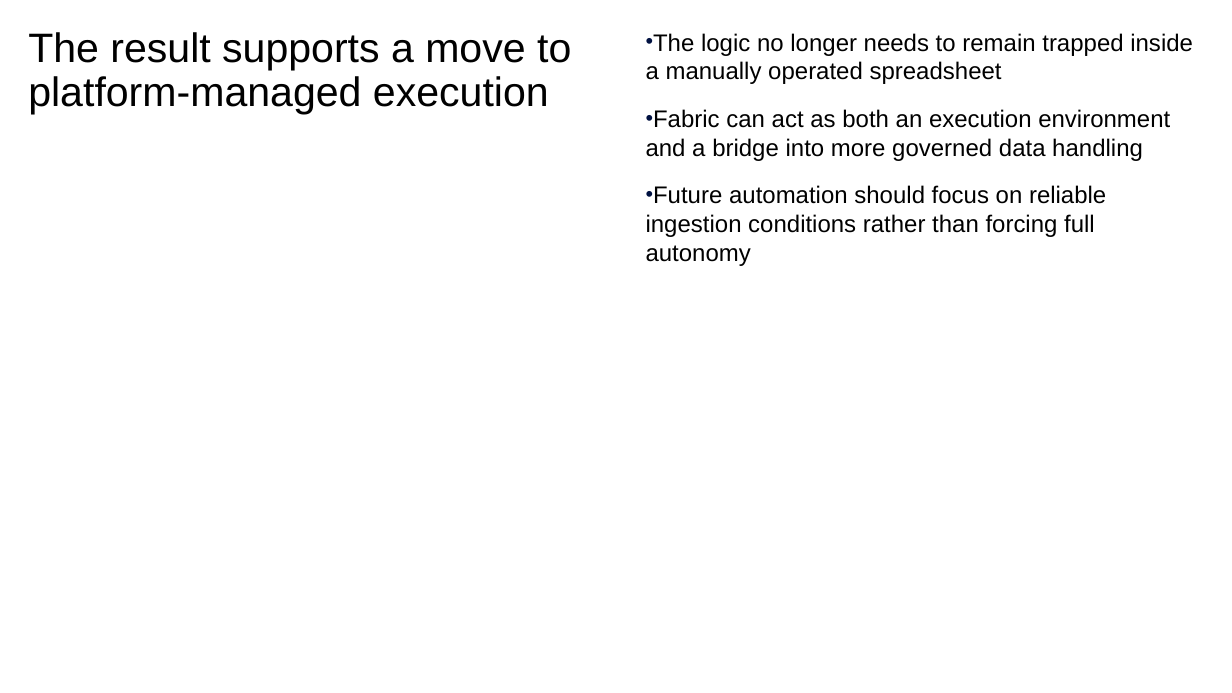
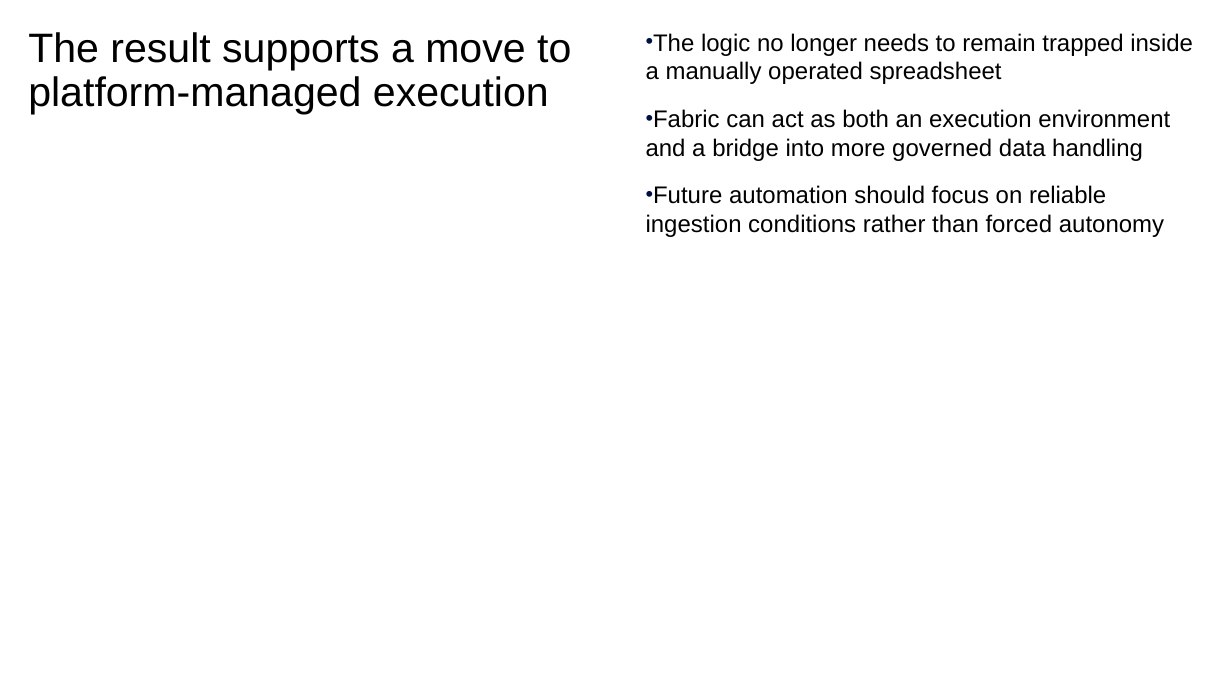
Before and after one commit to davidrrowley/PowerPointAutoGen, a slide deck: slide 9 of scripts/PowerPoint Slide Inventory Script/ibm_yaml_test_v6.pptx. Drawn at 1232x693 pixels with LibreOffice and Linux fonts; fonts in the diff are those of the drawing. Boxes give left, top, right and bottom in pixels: in the first picture for what was removed or moved away, otherwise in the second. Text is boxed around its words. In the diff, an @@ line names an element or a change of style, - is before the commit and + after.

```diff
--- a/scripts/PowerPoint Slide Inventory Script/ibm_yaml_test_v6.pptx
+++ b/scripts/PowerPoint Slide Inventory Script/ibm_yaml_test_v6.pptx
@@ text at (x1=646, y1=185, x2=1164, y2=237): text changed @@
-• Future automation should focus on reliable ingestion conditions rather than forcing full autonomy
+• Future automation should focus on reliable ingestion conditions rather than forced autonomy
```
Also in this commit, not shown: 7 other slides changed, 2 other files.
